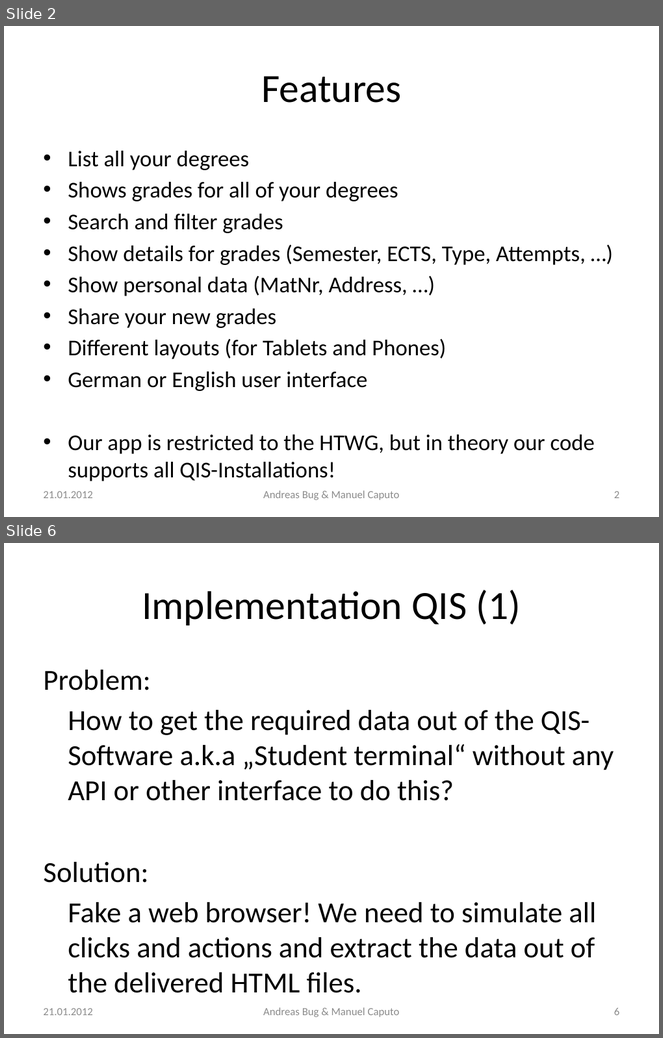
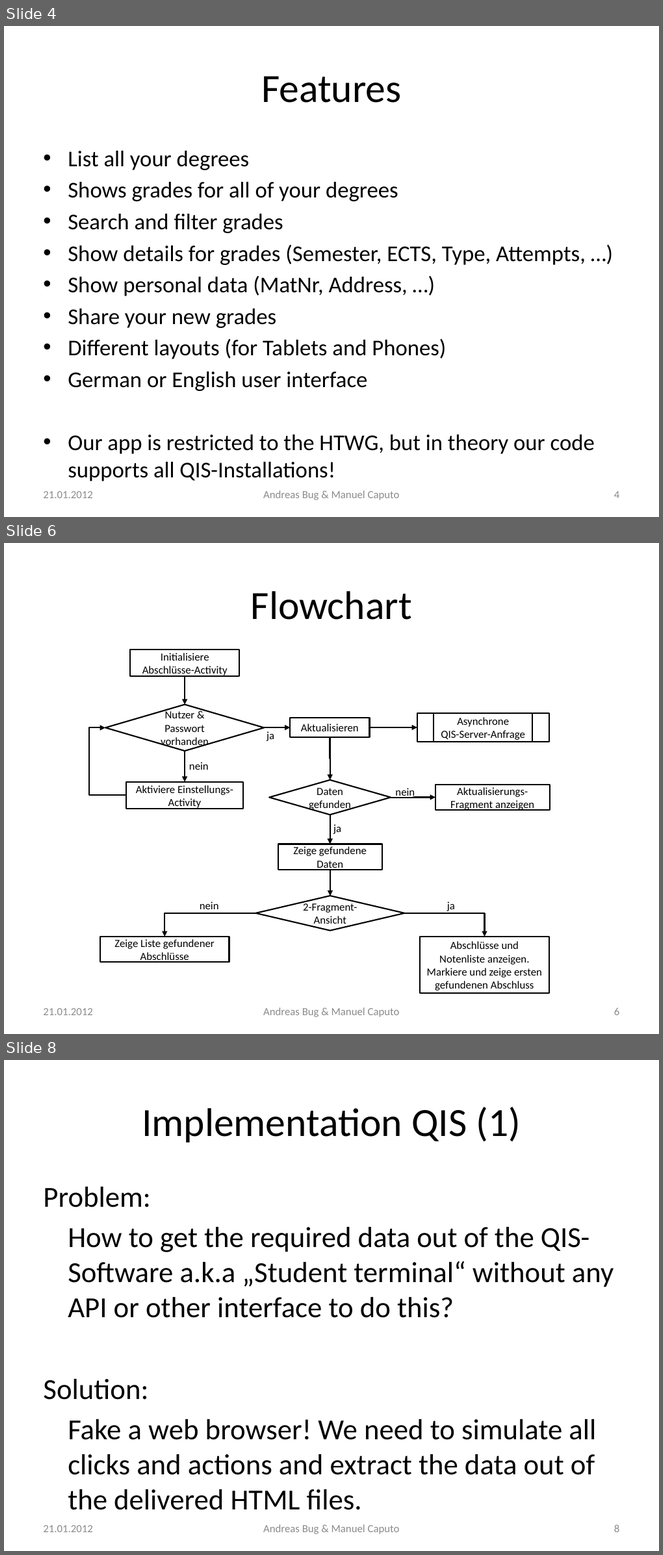
Before and after one commit to n0rf/htwg-grade-app, a slide deck: docs/notenapp-praesi.pptx. Shown one above the other, each under a label of ours: slides 2 and 6 before the commit, slides 4, 6 and 8 after it; the slides between them are not shown. The pictures are 663x1038 and 663x1555 pixels, drawn with LibreOffice and Linux fonts; fonts in the diff are those of the drawing. Boxes give left, top, right and bottom in pixels: in the first picture for what was removed or moved away, otherwise in the second. Text is boxed around its words. In the diff, an @@ line names an element or a change of style, - is before the commit and + after.

```diff
--- a/docs/notenapp-praesi.pptx
+++ b/docs/notenapp-praesi.pptx
@@ slide 6 added at (x1=4, y1=543, x2=659, y2=1034), background #FFFFFF @@
@@ title added at (x1=251, y1=591, x2=412, y2=620), 44 pt, text #000000 @@
+Flowchart
@@ rectangle added at (x1=131, y1=649, x2=240, y2=676), fill #FFFFFF, outline #000000 1.5 pt, 12 pt, text #000000 @@
+Initialisiere Abschlüsse-Activity
@@ elbow arrow added from (185, 677) to (185, 705), #000000 1.5 pt @@
@@ diamond added at (x1=105, y1=705, x2=264, y2=752), fill #FFFFFF, outline #000000 1.5 pt, 12 pt, text #000000 @@
+Nutzer & Passwort vorhanden
@@ rectangle added at (x1=290, y1=718, x2=369, y2=737), fill #FFFFFF, outline #000000 1.5 pt, 12 pt, text #000000 @@
+Aktualisieren
@@ flow chart predefined process added at (x1=417, y1=713, x2=549, y2=741), fill #FFFFFF, outline #000000 1.5 pt, 12 pt, text #000000 @@
+Asynchrone
+QIS-Server-Anfrage
@@ elbow arrow added from (126, 795) to (105, 728), #000000 1.5 pt @@
@@ elbow arrow added from (264, 728) to (290, 728), #000000 1.5 pt @@
@@ text added at (x1=267, y1=731, x2=274, y2=741), 12 pt, text #000000 @@
+ja
@@ elbow arrow added from (330, 737) to (330, 780), #000000 1.5 pt @@
@@ elbow arrow added from (369, 728) to (417, 728), #000000 1.5 pt @@
@@ elbow arrow added from (185, 752) to (185, 782), #000000 1.5 pt @@
@@ text added at (x1=189, y1=762, x2=209, y2=770), 12 pt, text #000000 @@
+nein
@@ rectangle added at (x1=126, y1=782, x2=243, y2=809), fill #FFFFFF, outline #000000 1.5 pt, 12 pt, text #000000 @@
+Aktiviere Einstellungs-Activity
@@ diamond added at (x1=269, y1=780, x2=391, y2=815), fill #FFFFFF, outline #000000 1.5 pt, 12 pt, text #000000 @@
+Daten gefunden
@@ text added at (x1=395, y1=788, x2=415, y2=798), 12 pt, text #000000 @@
+nein
@@ rectangle added at (x1=436, y1=785, x2=550, y2=810), fill #FFFFFF, outline #000000 1.5 pt, 12 pt, text #000000 @@
+Aktualisierungs-Fragment anzeigen
@@ elbow arrow added from (330, 815) to (330, 845), #000000 1.5 pt @@
@@ elbow arrow added from (391, 798) to (436, 797), #000000 1.5 pt @@
@@ text added at (x1=334, y1=824, x2=341, y2=834), 12 pt, text #000000 @@
+ja
@@ rectangle added at (x1=278, y1=845, x2=382, y2=870), fill #FFFFFF, outline #000000 1.5 pt, 12 pt, text #000000 @@
+Zeige gefundene Daten
@@ elbow arrow added from (330, 870) to (330, 896), #000000 1.5 pt @@
@@ text added at (x1=200, y1=902, x2=219, y2=910), 12 pt, text #000000 @@
+nein
@@ diamond added at (x1=256, y1=896, x2=404, y2=931), fill #FFFFFF, outline #000000 1.5 pt, 12 pt, text #000000 @@
+2-Fragment-Ansicht
@@ text added at (x1=447, y1=902, x2=455, y2=912), 12 pt, text #000000 @@
+ja
@@ elbow arrow added from (256, 913) to (165, 937), #000000 1.5 pt @@
@@ elbow arrow added from (404, 913) to (485, 937), #000000 1.5 pt @@
@@ rectangle added at (x1=100, y1=937, x2=230, y2=962), fill #FFFFFF, outline #000000 1.5 pt, 12 pt, text #000000 @@
+Zeige Liste gefundener Abschlüsse
@@ rectangle added at (x1=420, y1=937, x2=549, y2=994), fill #FFFFFF, outline #000000 1.5 pt, 12 pt, text #000000 @@
+Abschlüsse und Notenliste anzeigen. Markiere und zeige ersten gefundenen Abschluss
@@ text added at (x1=43, y1=1008, x2=92, y2=1016), 12 pt, text #8C8C8C @@
+21.01.2012
@@ text added at (x1=263, y1=1008, x2=400, y2=1017), 12 pt, text #8C8C8C @@
+Andreas Bug & Manuel Caputo
@@ page number added at (x1=614, y1=1008, x2=620, y2=1016), 12 pt, text #8C8C8C @@
+6
@@ what was slide 2 is now slide 4 @@
@@ page number at (x1=614, y1=491, x2=620, y2=499): text changed @@
-2
+4
@@ what was slide 6 is now slide 8 @@
@@ page number at (x1=614, y1=1525, x2=620, y2=1533): text changed @@
-6
+8
```
Also in this commit, not shown: 3 slides changed, 3 other slides added, 2 other files.
